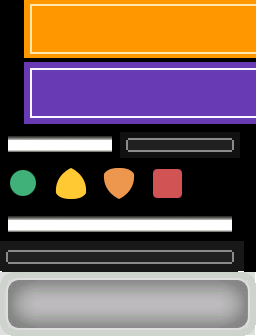
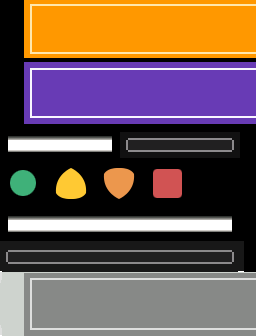
Two versions of the same layered image (256×336). Layer-by-layer changes:
added layer "gray border" above "background" over (2, 272, 256, 336)
